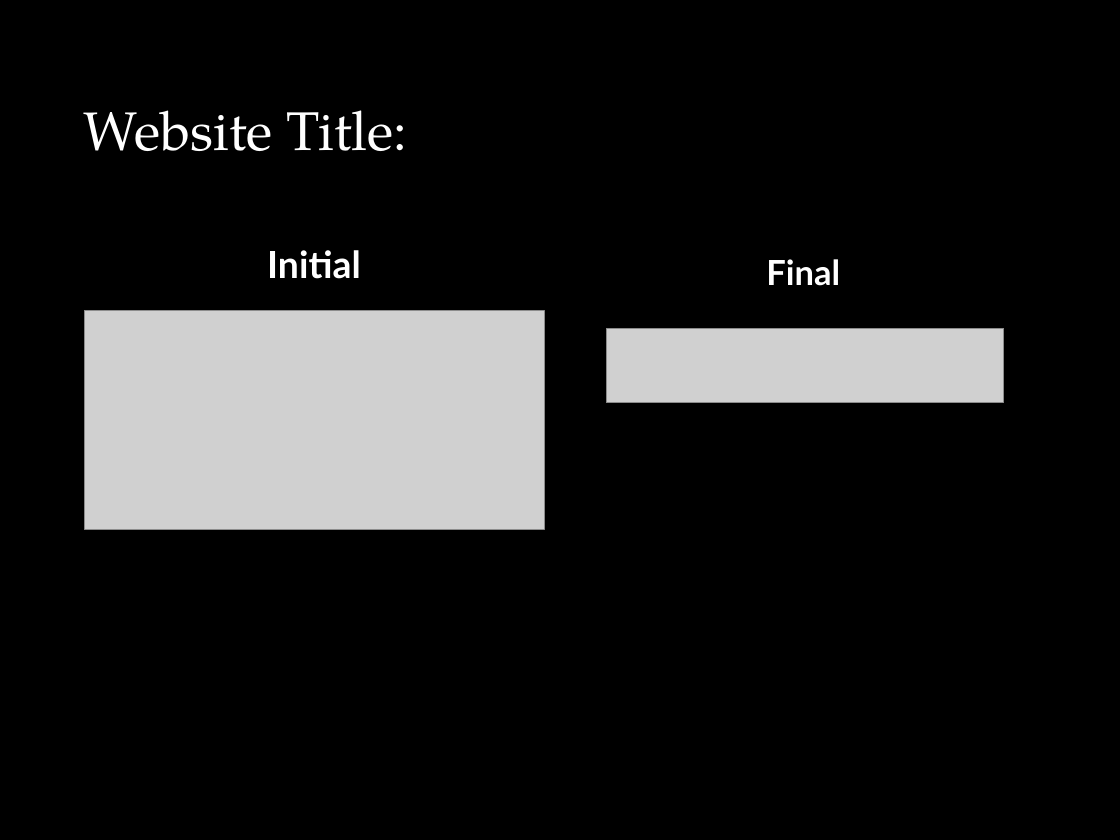
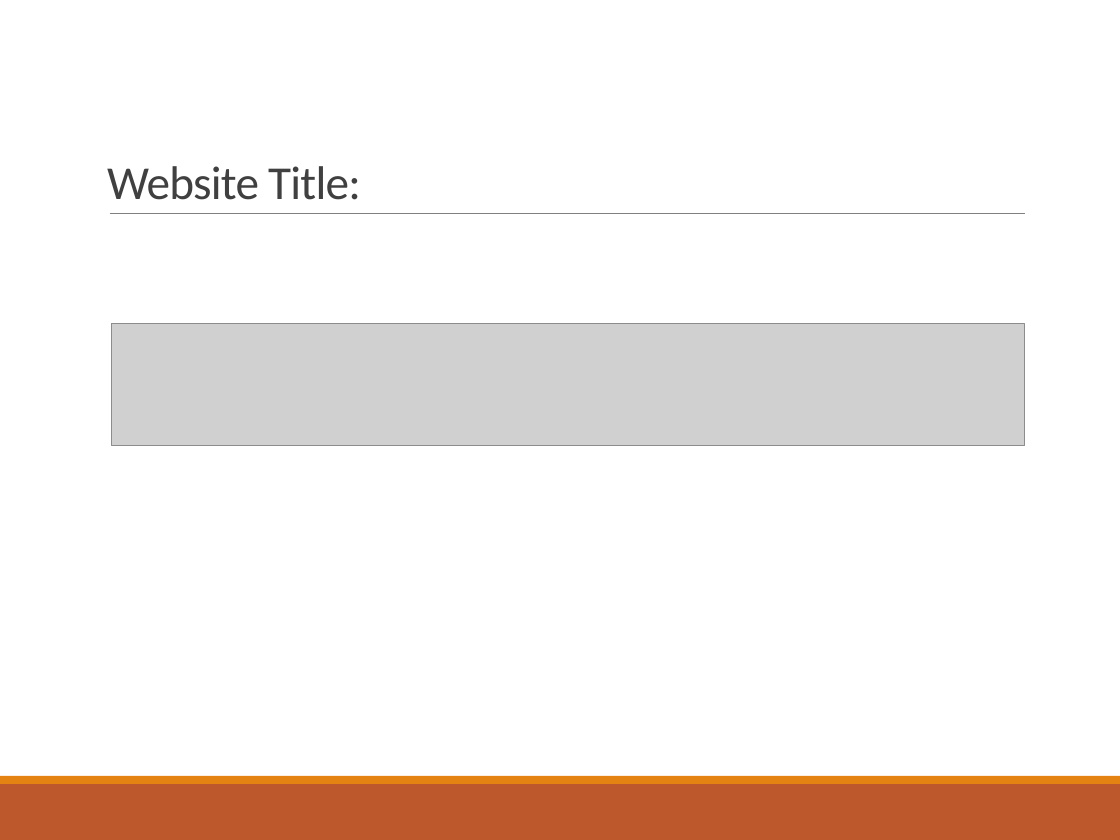
Before and after one commit to JpdeClaro/n-Fhab-MiniProject2, a slide deck: slide 1 of MP2-Ppt/MP2 Presentation.pptx. Drawn at 1120x840 pixels with LibreOffice and Linux fonts; fonts in the diff are those of the drawing; grey boxes stand for pictures. Boxes give left, top, right and bottom in pixels: in the first picture for what was removed or moved away, otherwise in the second. Text is boxed around its words. In the diff, an @@ line names an element or a change of style, - is before the commit and + after.

```diff
--- a/MP2-Ppt/MP2 Presentation.pptx
+++ b/MP2-Ppt/MP2 Presentation.pptx
@@ background #000000 to #FFFFFF @@
@@ title "Website Title:" moved from (x1=83, y1=110, x2=408, y2=151) to (x1=107, y1=166, x2=361, y2=200) @@
@@ title "Website Title:" at (x1=107, y1=166, x2=361, y2=200): size 62.2 to 54 pt, font TeX Gyre Pagella to Calibri, text colour #FFFFFF to #404040, letter spacing 0 to -0.9 pt; line spacing 0.9 to 0.85 @@
@@ line added from (110, 213) to (1025, 213), #808080 0.5 pt @@
@@ text removed at (x1=267, y1=250, x2=361, y2=279) @@
-Initial
@@ text removed at (x1=766, y1=259, x2=840, y2=286) @@
-Final
@@ picture removed at (x1=84, y1=311, x2=544, y2=529) @@
@@ picture added at (x1=111, y1=324, x2=1024, y2=445) @@
@@ picture removed at (x1=607, y1=328, x2=1004, y2=403) @@
@@ rectangle added at (x1=0, y1=776, x2=1120, y2=784), fill #E48312 @@
@@ rectangle added at (x1=0, y1=784, x2=1120, y2=840), fill #BD582C @@
```
Also in this commit, not shown: 7 other slides changed, 1 slide added, 3 other files.
